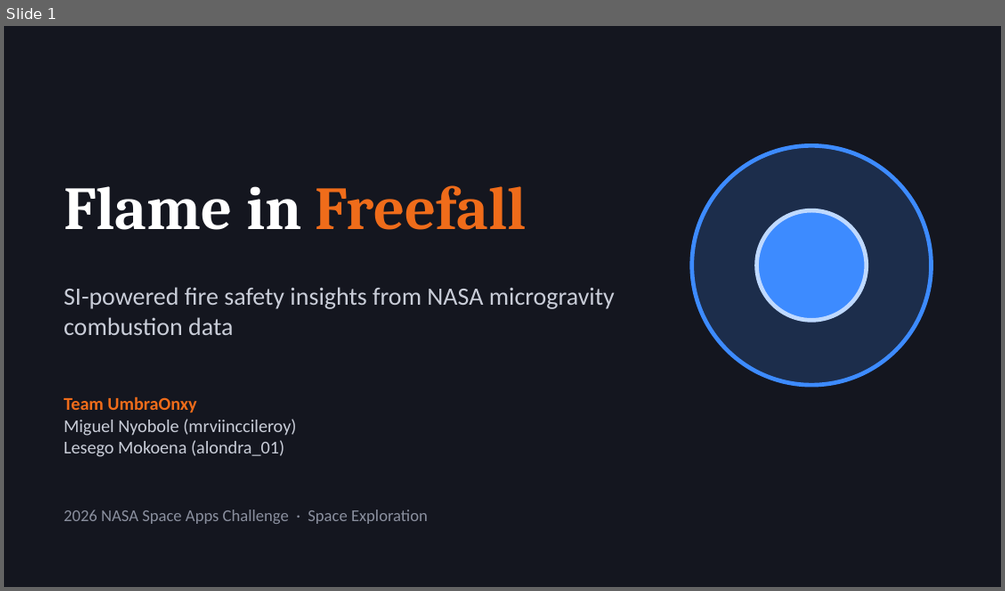
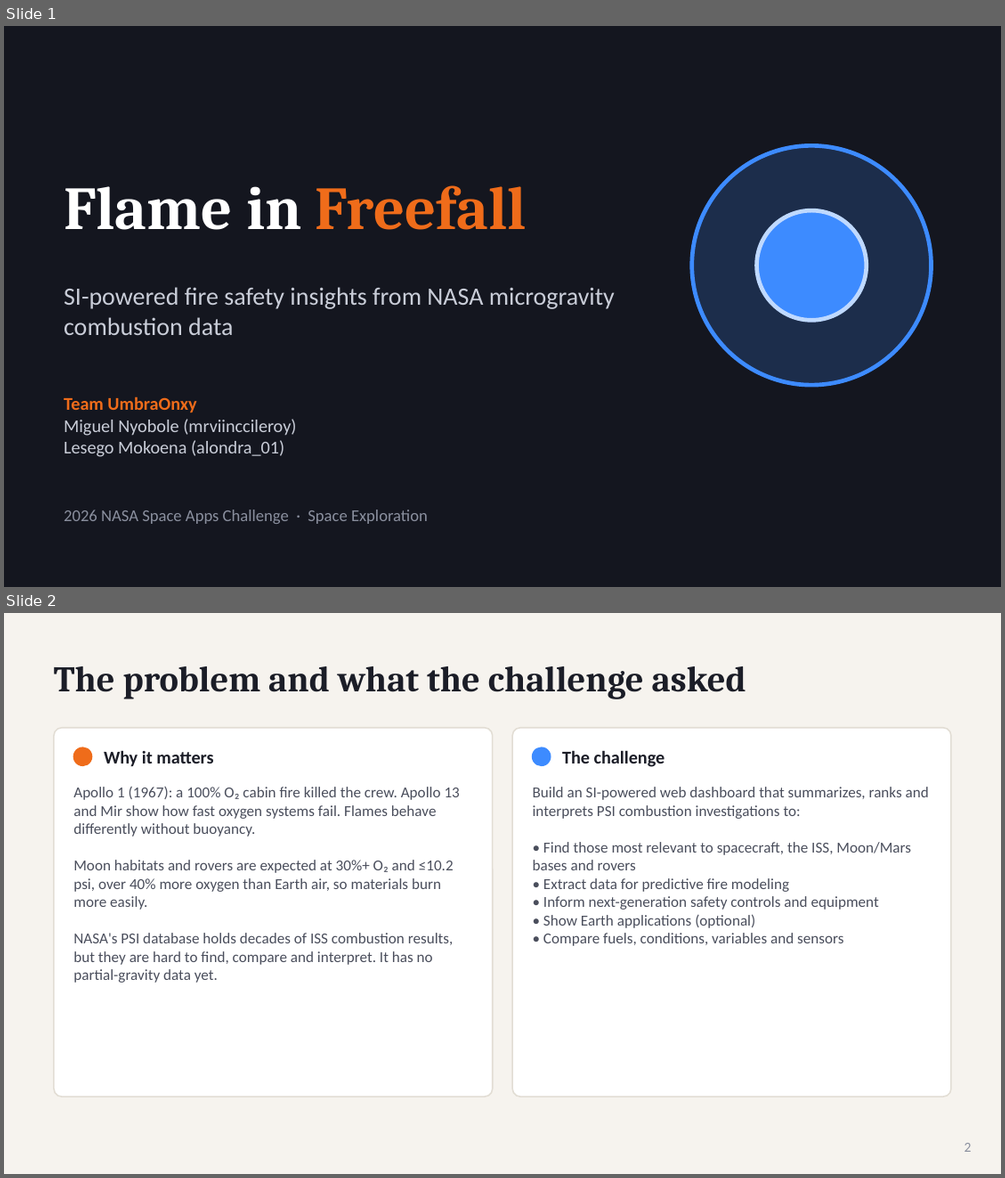
Before and after one commit to Real-Vicinic/F-I-F, a slide deck: docs/Flame_in_Freefall_Presentation.pptx. Shown one above the other, each under a label of ours: slide 1 before the commit, slides 1 and 2 after it. The pictures are 1005x591 and 1005x1178 pixels, drawn with LibreOffice and Linux fonts; fonts in the diff are those of the drawing. Boxes give left, top, right and bottom in pixels: in the first picture for what was removed or moved away, otherwise in the second. Text is boxed around its words. In the diff, an @@ line names an element or a change of style, - is before the commit and + after.

```diff
--- a/docs/Flame_in_Freefall_Presentation.pptx
+++ b/docs/Flame_in_Freefall_Presentation.pptx
@@ slide 2 added at [4,613,1001,1174], background #F6F3EE @@
@@ text added at [54,666,746,699], 26 pt, text #1B1D27, bold @@
+The problem and what the challenge asked
@@ rounded rectangle added at [54,728,493,1096], fill #FFFFFF, outline #E2DDD4 1 pt @@
@@ rounded rectangle added at [512,728,951,1096], fill #FFFFFF, outline #E2DDD4 1 pt @@
@@ ellipse added at [73,747,92,765], fill #EF6C1A, outline #EF6C1A 1 pt @@
@@ text added at [104,750,213,766], 13 pt, text #1B1D27, bold @@
+Why it matters
@@ ellipse added at [533,747,550,765], fill #3D8BFF, outline #3D8BFF 1 pt @@
@@ text added at [562,750,665,767], 13 pt, text #1B1D27, bold @@
+The challenge
@@ text added at [73,787,460,982], 11 pt, text #4A4E5C @@
+Apollo 1 (1967): a 100% O₂ cabin fire killed the crew. Apollo 13 and Mir show how fast oxygen systems fail. Flames behave differently without buoyancy.
+Moon habitats and rovers are expected at 30%+ O₂ and ≤10.2 psi, over 40% more oxygen than Earth air, so materials burn more easily.
+NASA's PSI database holds decades of ISS combustion results, but they are hard to find, compare and interpret. It has no partial-gravity data yet.
@@ text added at [533,787,929,946], 11 pt, text #4A4E5C @@
+Build an SI-powered web dashboard that summarizes, ranks and interprets PSI combustion investigations to:
+• Find those most relevant to spacecraft, the ISS, Moon/Mars bases and rovers
+• Extract data for predictive fire modeling
+• Inform next-generation safety controls and equipment
+• Show Earth applications (optional)
+• Compare fuels, conditions, variables and sensors
@@ text added at [964,1143,971,1151], 10 pt, text #8A8F9E @@
+2
```
Also in this commit, not shown: 4 slides changed, 7 slides removed.
